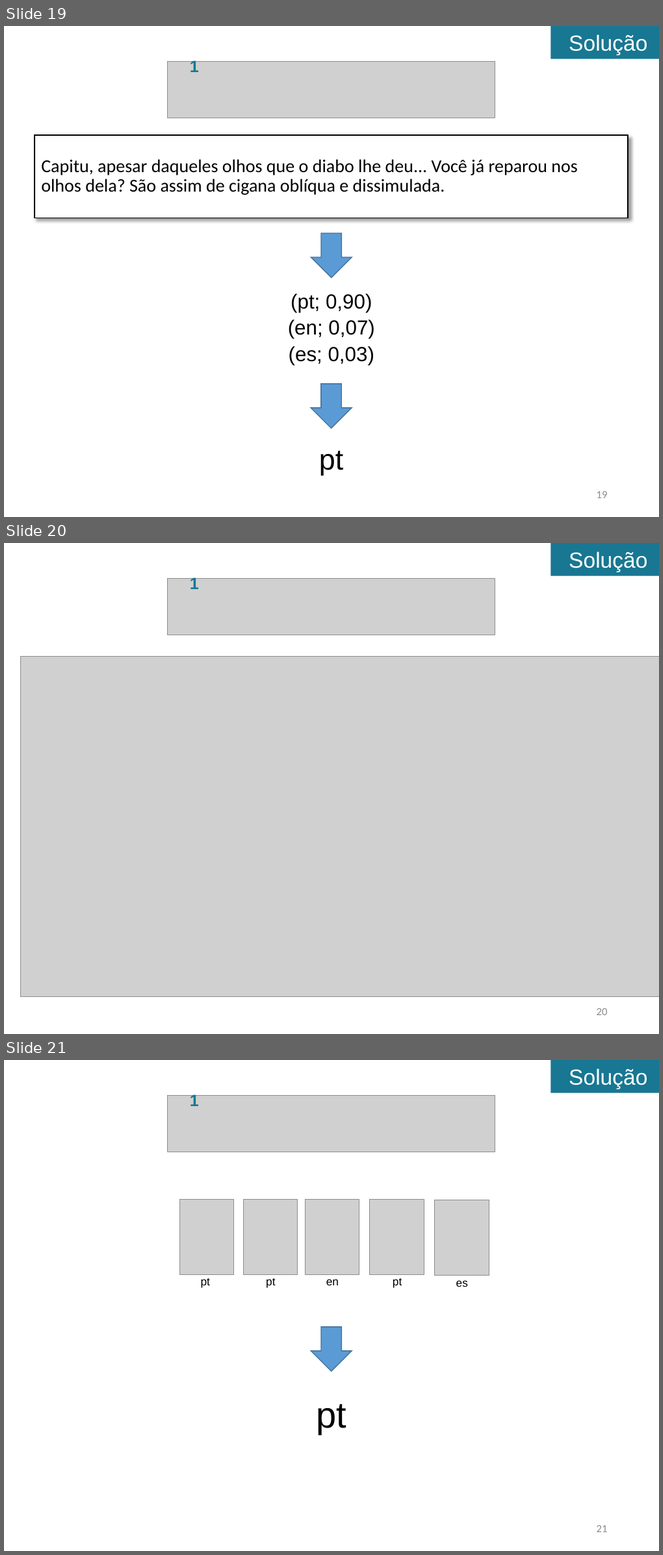
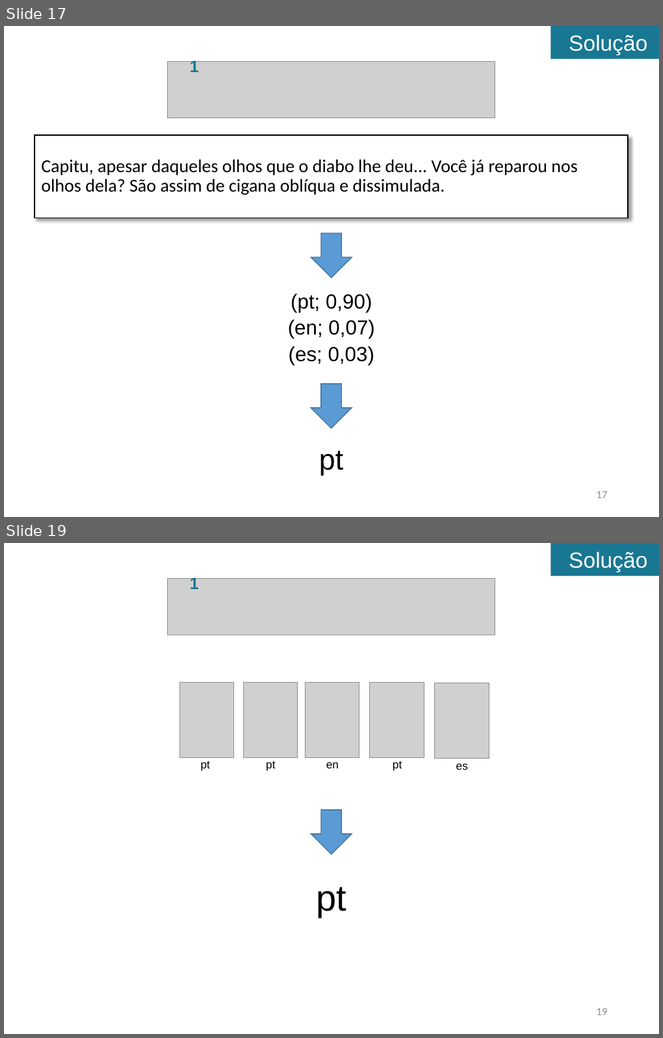
Before and after one commit to tomferreira/mac499, a slide deck: apresentacao/Apresentacao.pptx. Shown one above the other, each under a label of ours: slides 19, 20 and 21 before the commit, slides 17 and 19 after it; the slides between them are not shown. The pictures are 663x1555 and 663x1038 pixels, drawn with LibreOffice and Linux fonts; fonts in the diff are those of the drawing; grey boxes stand for pictures. Boxes give left, top, right and bottom in pixels: in the first picture for what was removed or moved away, otherwise in the second. Text is boxed around its words. In the diff, an @@ line names an element or a change of style, - is before the commit and + after.

```diff
--- a/apresentacao/Apresentacao.pptx
+++ b/apresentacao/Apresentacao.pptx
@@ slide 20 removed at <box>4,543,659,1034</box>, background #FFFFFF @@
@@ rectangle removed at <box>551,543,659,575</box> @@
-Solução
@@ picture removed at <box>168,578,495,635</box> @@
@@ text removed at <box>190,576,199,589</box> @@
-1
@@ picture removed at <box>20,656,659,997</box> @@
@@ page number removed at <box>597,1008,608,1016</box> @@
-20
@@ what was slide 19 is now slide 17 @@
@@ page number at <box>597,491,608,499</box>: text changed @@
-19
+17
@@ what was slide 21 is now slide 19 @@
@@ page number at <box>597,1008,608,1016</box>: text changed @@
-21
+19
```
Also in this commit, not shown: 7 slides changed, 2 slides added, 3 other slides removed.
